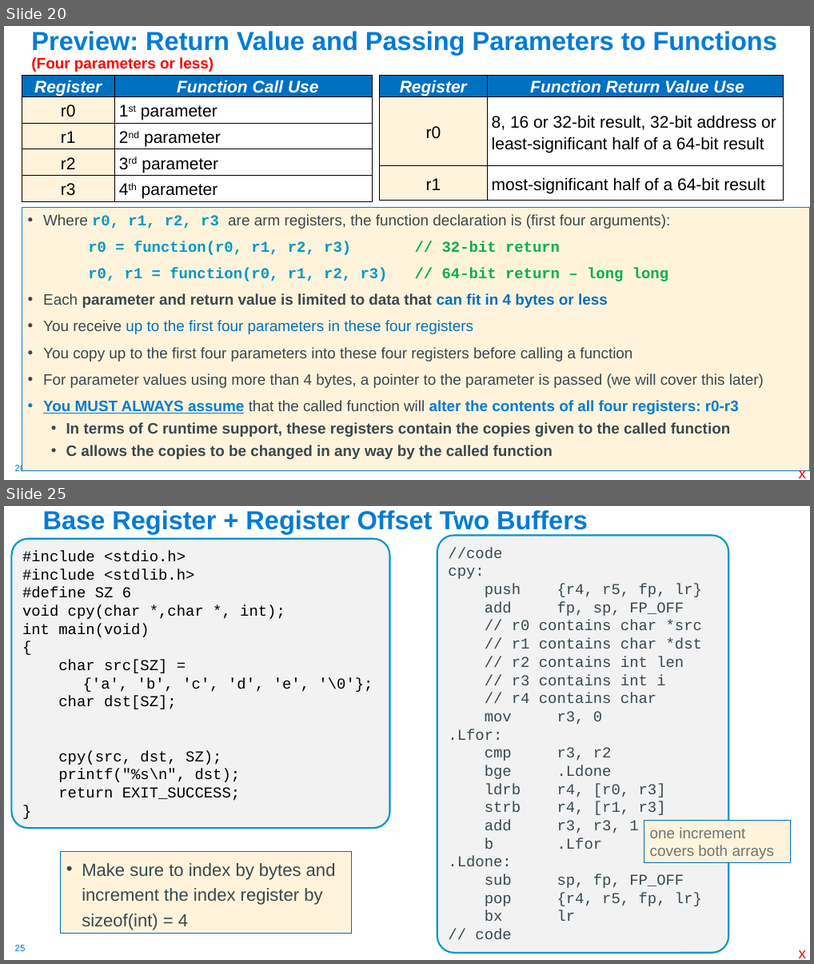
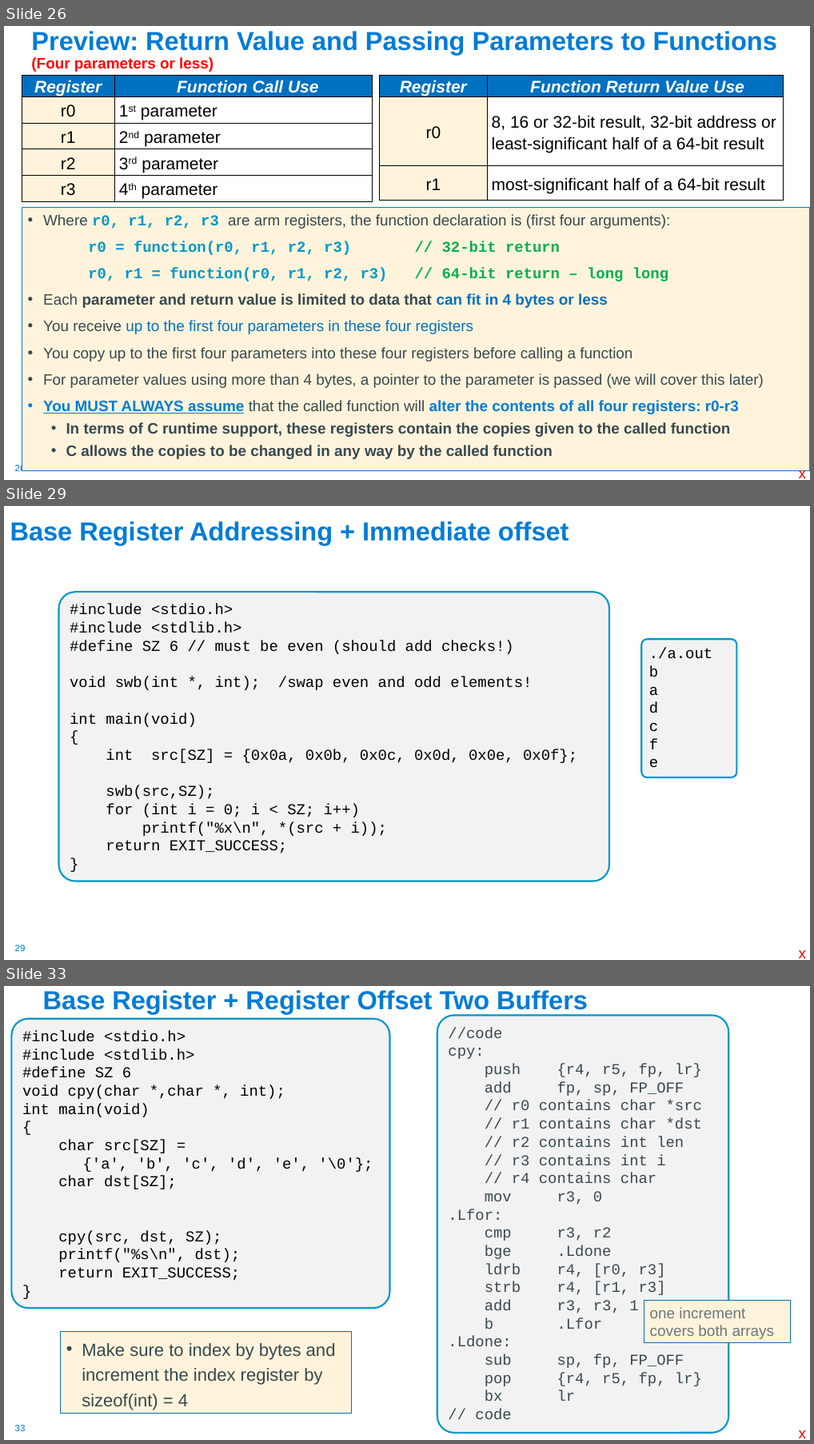
Before and after one commit to cse30-fa22/Muller_CSE30_Lecture_Slides, a slide deck: 08_Assm_Part3.pptx. Shown one above the other, each under a label of ours: slides 20 and 25 before the commit, slides 26, 29 and 33 after it; the slides between them are not shown. The pictures are 814x964 and 814x1444 pixels, drawn with LibreOffice and Linux fonts; fonts in the diff are those of the drawing. Boxes give left, top, right and bottom in pixels: in the first picture for what was removed or moved away, otherwise in the second. Text is boxed around its words. In the diff, an @@ line names an element or a change of style, - is before the commit and + after.

```diff
--- a/08_Assm_Part3.pptx
+++ b/08_Assm_Part3.pptx
@@ slide 29 added at (x1=4, y1=506, x2=810, y2=960), background #FFFFFF; not listed: 1 template element that a slide beside it also shows @@
@@ title added at (x1=10, y1=521, x2=570, y2=545), 31 pt, text #007CD5, bold @@
+Base Register Addressing + Immediate offset
@@ rounded rectangle added at (x1=59, y1=592, x2=610, y2=881), fill #F2F2F2, outline #0098C9 2 pt, 18 pt, text #000000 @@
+#include <stdio.h>
+#include <stdlib.h>
+#define SZ 6 // must be even (should add checks!)
+void swb(int *, int); /swap even and odd elements!
+int main(void)
+{
+int src[SZ] = {0x0a, 0x0b, 0x0c, 0x0d, 0x0e, 0x0f};
+swb(src,SZ);
+for (int i = 0; i < SZ; i++)
+printf("%x\n", *(src + i));
+return EXIT_SUCCESS;
+}
@@ rounded rectangle added at (x1=642, y1=639, x2=738, y2=778), fill #F2F2F2, outline #0098C9 2 pt, 18 pt, text #000000 @@
+./a.out
+b
+a
+d
+c
+f
+e
@@ text added at (x1=799, y1=950, x2=806, y2=958), 18 pt, text #FF0000 @@
+x
@@ what was slide 20 is now slide 26 @@
@@ what was slide 25 is now slide 33 @@
@@ page number at (x1=15, y1=1424, x2=26, y2=1431): text changed @@
-25
+33
```
Also in this commit, not shown: 13 slides changed, 14 other slides added, 1 slide removed, 1 other file.
